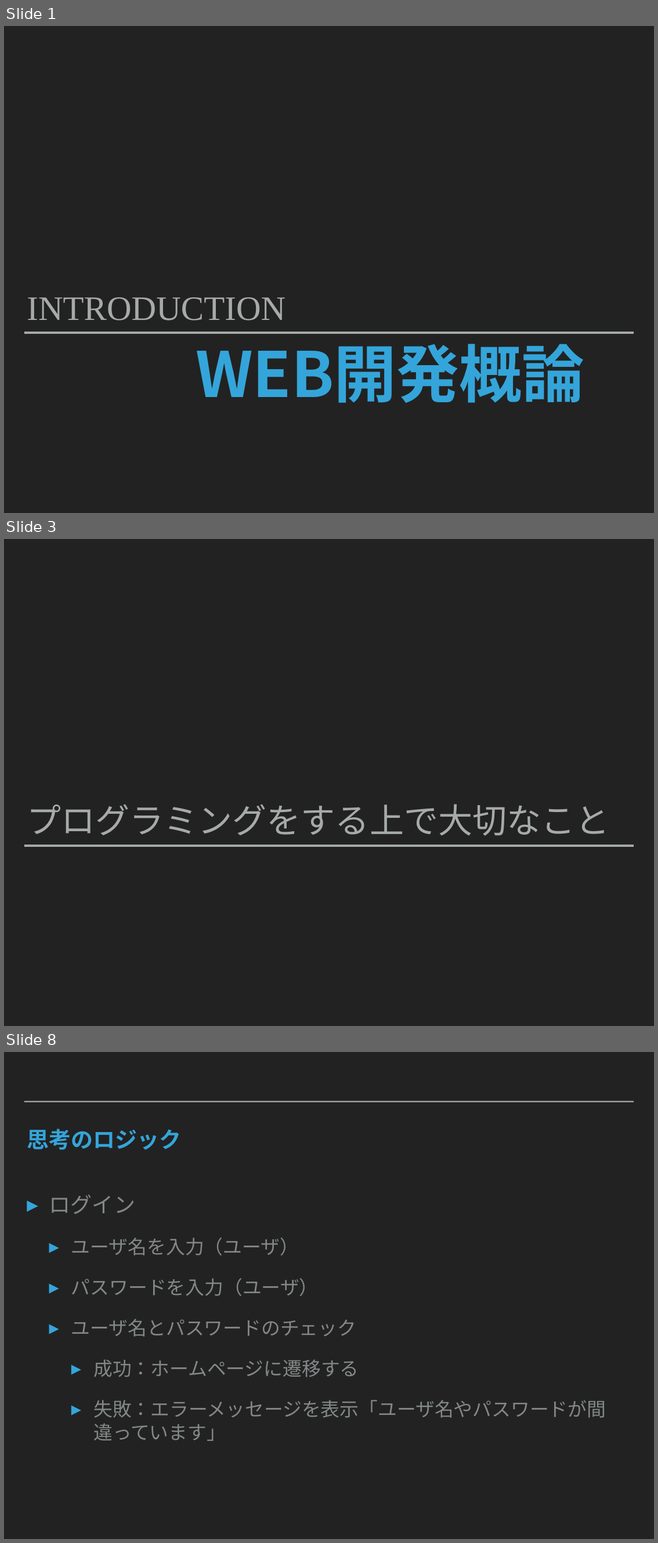
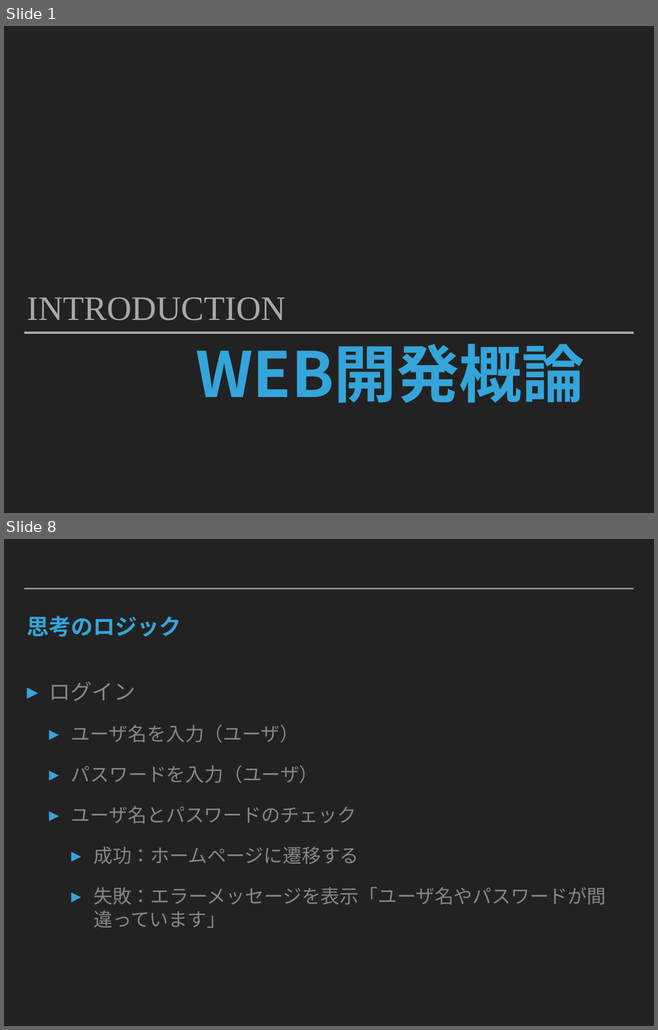
Before and after one commit to nadollin/Web-Education, a slide deck: Lecture 1/WebEducation Lecture1_jp.pptx. Shown one above the other, each under a label of ours: slides 1, 3 and 8 before the commit, slides 1 and 8 after it; the slides between them are not shown. The pictures are 658x1543 and 658x1030 pixels, drawn with LibreOffice and Linux fonts; fonts in the diff are those of the drawing. Boxes give left, top, right and bottom in pixels: in the first picture for what was removed or moved away, otherwise in the second. Text is boxed around its words. In the diff, an @@ line names an element or a change of style, - is before the commit and + after.

```diff
--- a/Lecture 1/WebEducation Lecture1_jp.pptx
+++ b/Lecture 1/WebEducation Lecture1_jp.pptx
@@ slide 3 removed at <box>4,539,654,1026</box>, background #222222; not listed: 1 template element that a slide beside it also shows @@
@@ subtitle removed at <box>27,804,609,836</box> @@
-プログラミングをする上で大切なこと
```
Also in this commit, not shown: 10 slides changed, 1 slide added, 2 other slides removed, 1 other file.
